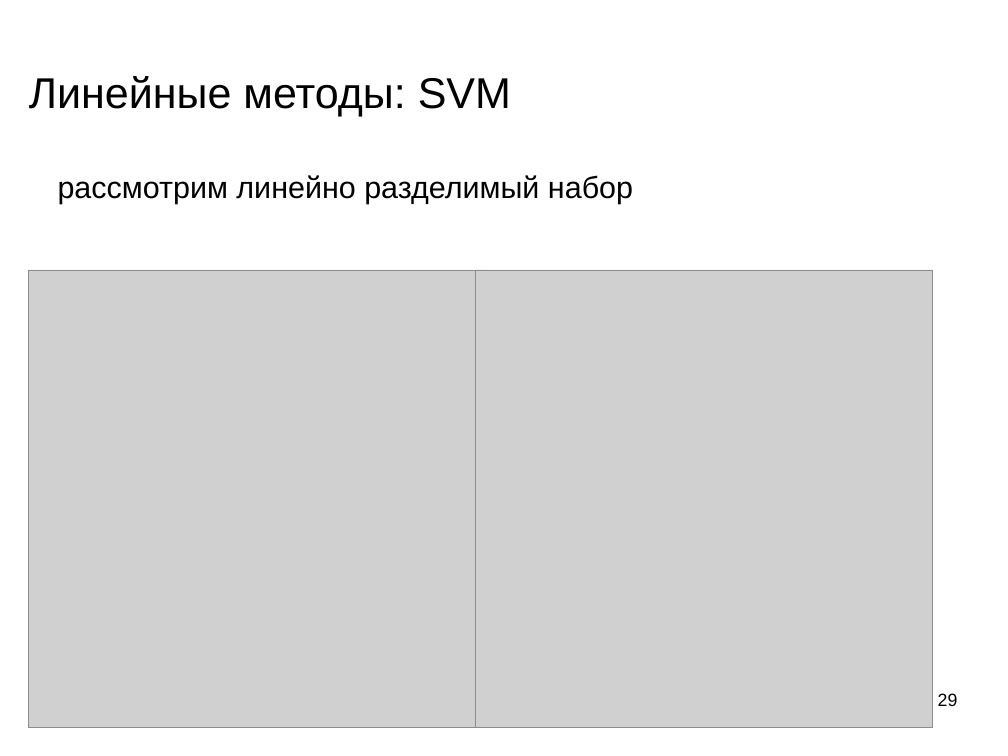
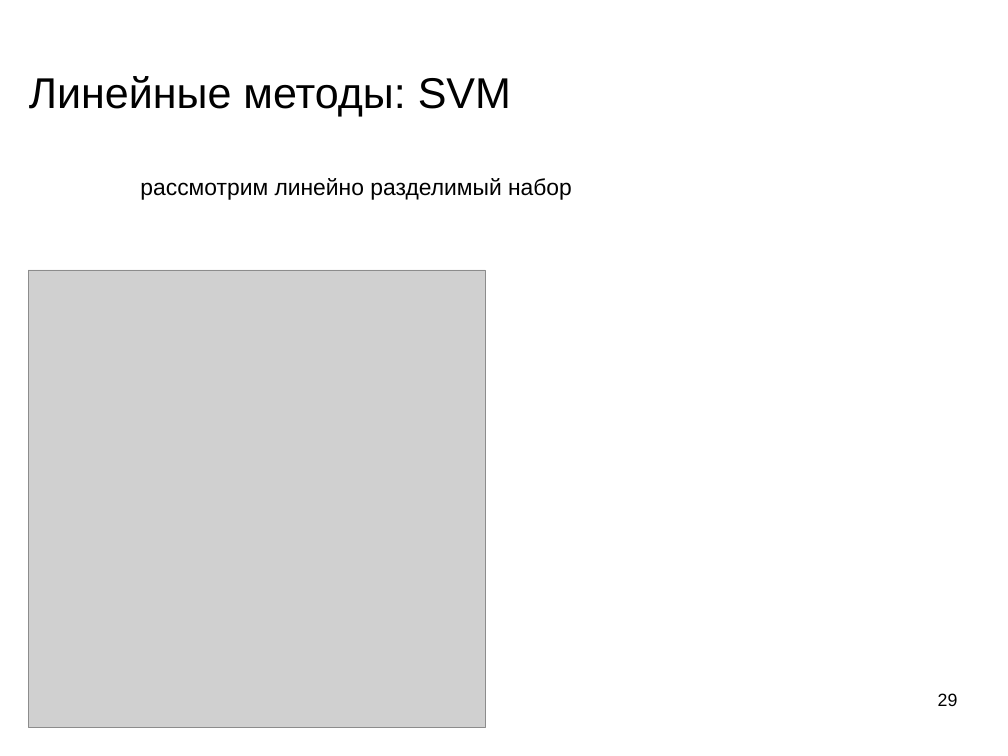
Before and after one commit to mechanoid5/ml_lectorium_legacy, a slide deck: slide 29 of 09-linear.odp. Drawn at 1008x756 pixels with LibreOffice and Linux fonts; fonts in the diff are those of the drawing; grey boxes stand for pictures; background and template pictures are left out. Boxes give left, top, right and bottom in pixels: in the first picture for what was removed or moved away, otherwise in the second. Text is boxed around its words. In the diff, an @@ line names an element or a change of style, - is before the commit and + after.

```diff
--- a/09-linear.odp
+++ b/09-linear.odp
@@ text "рассмотрим линейно разделимый набор" at bbox=[140, 178, 572, 200]: size 24 to 18 pt; alignment left to centre @@
@@ picture removed at bbox=[476, 270, 933, 727] @@
```
Also in this commit, not shown: 6 other slides changed, 4 slides added.
